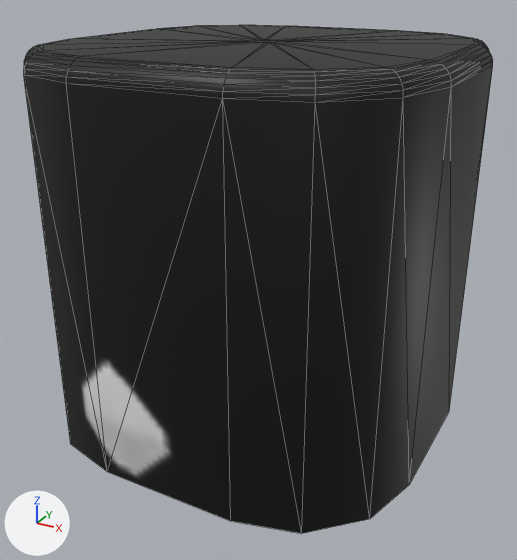
Renders of the glTF model resources/center.glb from each side of a commit.
The view is the same before and after, from a 50 mm lens placed at (0.856, -1.597, 1.666), pointed at (0.006, -0.052, 0.893). Arrows for +X, +Y and +Z are at lower left; the lights stay in place. Mesh edges are drawn as thin lines. Where no turn or scale is listed for an object, it has been applied to the vertices. Vertices at the same position are counted once.
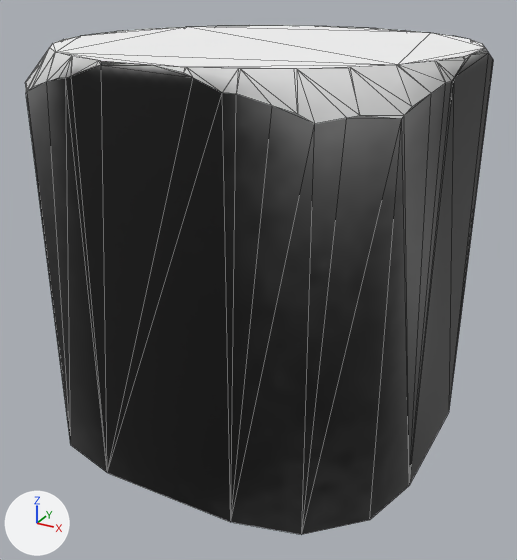
Pixel boxes [x1, y1, x2, y2] of what changed, in the pictures (517 x 560 px):
'Cube.006', reshaped, moved: before [24, 25, 493, 533]; after [25, 25, 493, 535]
part 1 of me_cube_040, added (black): after [25, 25, 493, 535]

Diff of the bpy script that builds the scene:
```diff
--- a/resources/center.glb.py
+++ b/resources/center.glb.py
@@ me_cube_040 @@
 # used by ob_cube_006; location = (0.0, 0.0, 1.5)
-me_cube_040.from_pydata(...)  # 144 vertices, 270 faces; spans x -0.5..0.5, y -0.502..0.498, z -1.0..-0.001
+me_cube_040.from_pydata(...)  # 152 vertices, 286 faces; spans x -0.5..0.5, y -0.502..0.498, z 0.497..1.499
+# me_cube_040 part 1
+# 152 vertices are added at x -0.5..0.5, y -0.502..0.498, z 0.497..1.499
+# 286 new faces join them
 me_cube_040.materials.append(mat_uv)
@@ ob_cube_006 @@
 ob_cube_006 = bpy.data.objects.new('Cube.006', me_cube_040)
-ob_cube_006.location = (0.0, 0.0, 1.5)
+ob_cube_006.location = (0.0, 0.0, 0.0)
```
